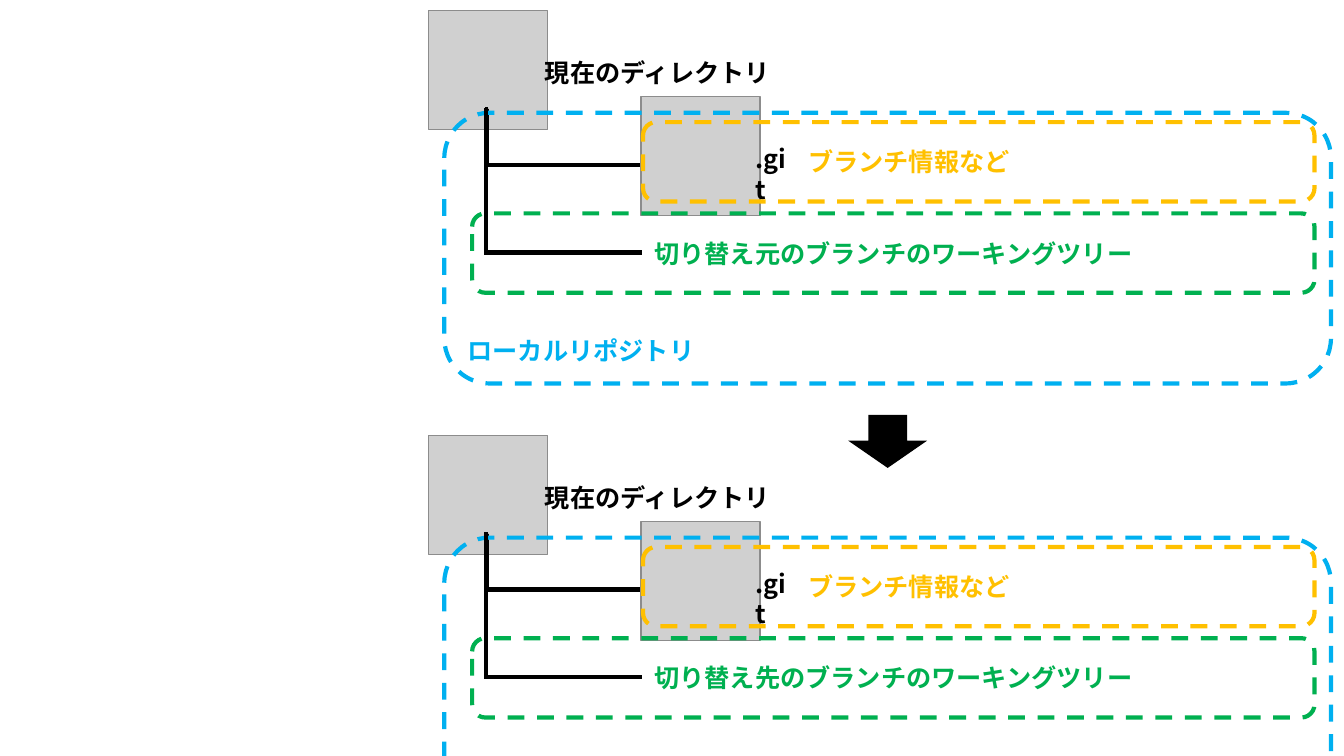
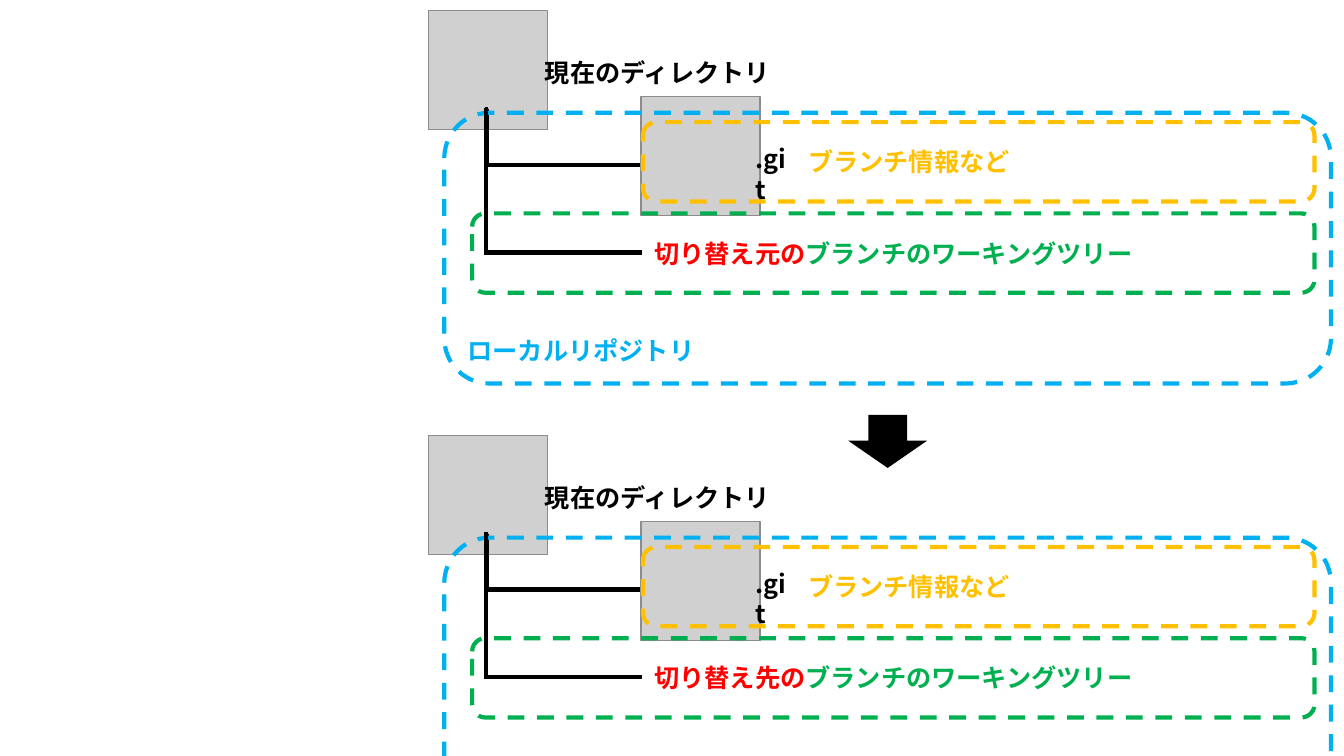
Before and after one commit to nishida2073/ai_navive, a slide deck: slide 44 of 01_テキスト/Git入門_図.pptx. Drawn at 1344x756 pixels with LibreOffice and Linux fonts; fonts in the diff are those of the drawing; grey boxes stand for pictures. Boxes give left, top, right and bottom in pixels: in the first picture for what was removed or moved away, otherwise in the second. Text is boxed around its words. In the diff, an @@ line names an element or a change of style, - is before the commit and + after.

```diff
--- a/01_テキスト/Git入門_図.pptx
+++ b/01_テキスト/Git入門_図.pptx
@@ rounded rectangle "切り替え元のブランチのワーキングツリー" at (x1=472, y1=214, x2=1315, y2=293): text colour #00B050 to #FF0000 in "切り替え元のブランチのワーキングツリー" @@
@@ rounded rectangle "切り替え先のブランチのワーキングツリー" at (x1=472, y1=638, x2=1315, y2=718): text colour #00B050 to #FF0000 in "切り替え先のブランチのワーキングツリー" @@
```
Also in this commit, not shown: 1 other slide changed, 1 slide added, 1 other file.
